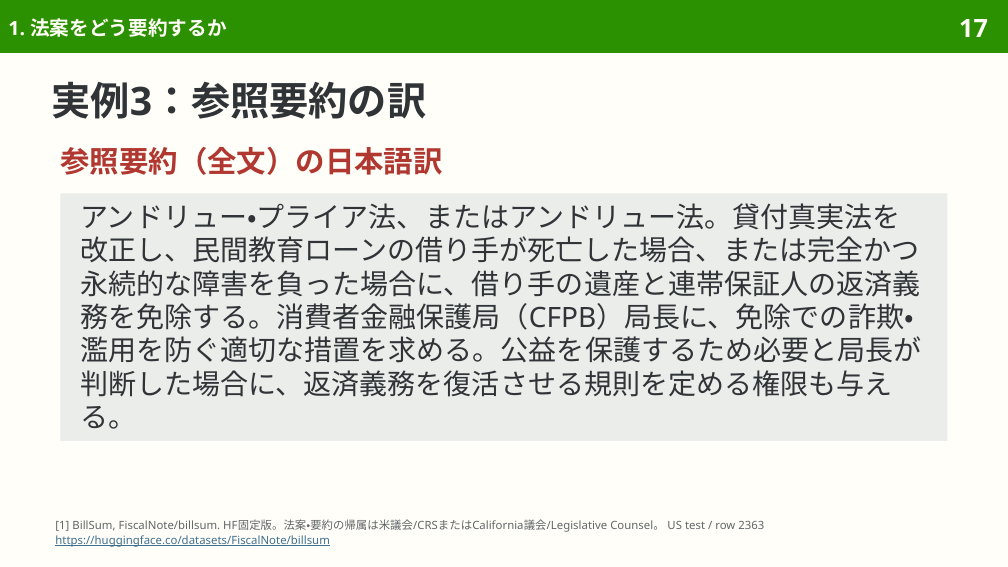
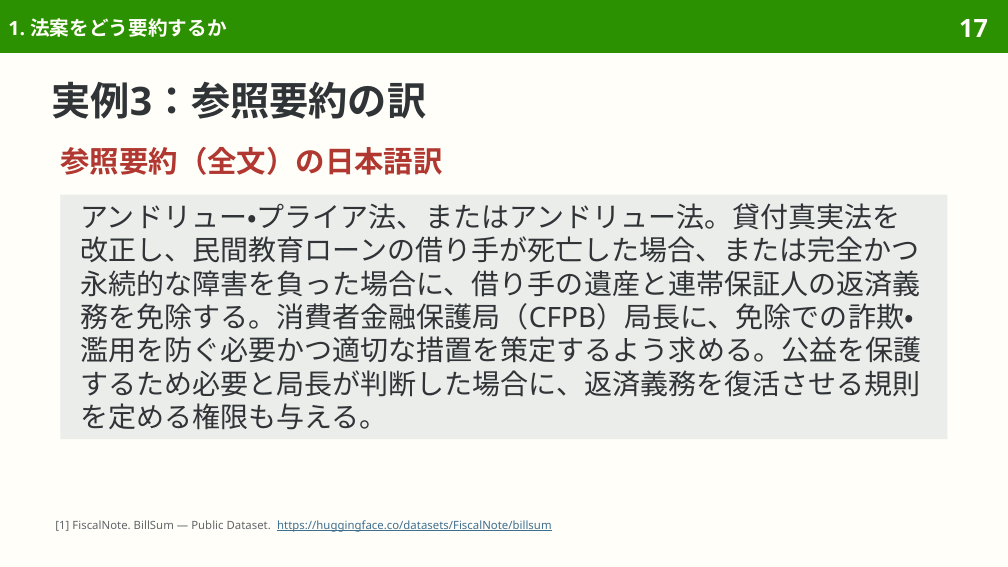
Before and after one commit to sasakiy84/datasets-in-10-minutes, a slide deck: slide 17 of slides/datasets-in-10-minutes-billsum.pptx. Drawn at 1008x567 pixels with LibreOffice and Linux fonts; fonts in the diff are those of the drawing. Boxes give left, top, right and bottom in pixels: in the first picture for what was removed or moved away, otherwise in the second. Text is boxed around its words. In the diff, an @@ line names an element or a change of style, - is before the commit and + after.

Commit message:
Clarify BillSum Japanese and preserve legal conditions in translated examples

```diff
--- a/slides/datasets-in-10-minutes-billsum.pptx
+++ b/slides/datasets-in-10-minutes-billsum.pptx
@@ text in rectangle at <box>80,203,922,430</box>: text changed @@
-アンドリュー・プライア法、またはアンドリュー法。貸付真実法を改正し、民間教育ローンの借り手が死亡した場合、または完全かつ永続的な障害を負った場合に、借り手の遺産と連帯保証人の返済義務を免除する。消費者金融保護局（CFPB）局長に、免除での詐欺・濫用を防ぐ適切な措置を求める。公益を保護するため必要と局長が判断した場合に、返済義務を復活させる規則を定める権限も与える。
+アンドリュー・プライア法、またはアンドリュー法。貸付真実法を改正し、民間教育ローンの借り手が死亡した場合、または完全かつ永続的な障害を負った場合に、借り手の遺産と連帯保証人の返済義務を免除する。消費者金融保護局（CFPB）局長に、免除での詐欺・濫用を防ぐ必要かつ適切な措置を策定するよう求める。公益を保護するため必要と局長が判断した場合に、返済義務を復活させる規則を定める権限も与える。
@@ text at <box>55,520,551,532</box>: text changed; text colour #626669 to #3F6F8F @@
-[1] BillSum, FiscalNote/billsum. HF固定版。法案・要約の帰属は米議会/CRSまたはCalifornia議会/Legislative Counsel。 US test / row 2363
-https://huggingface.co/datasets/FiscalNote/billsum
+[1] FiscalNote. BillSum — Public Dataset. https://huggingface.co/datasets/FiscalNote/billsum
```
Also in this commit, not shown: 57 other slides changed, 2 slides removed, 35 other files.
